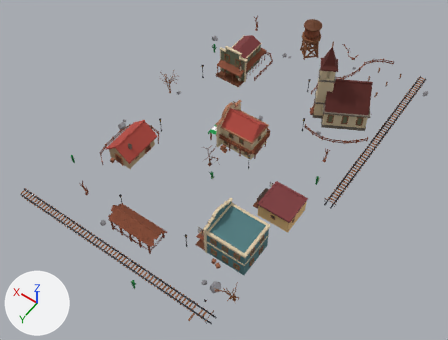
Two versions of the FBX model Gruppe/FBX/Gebäude.fbx, one commit apart.
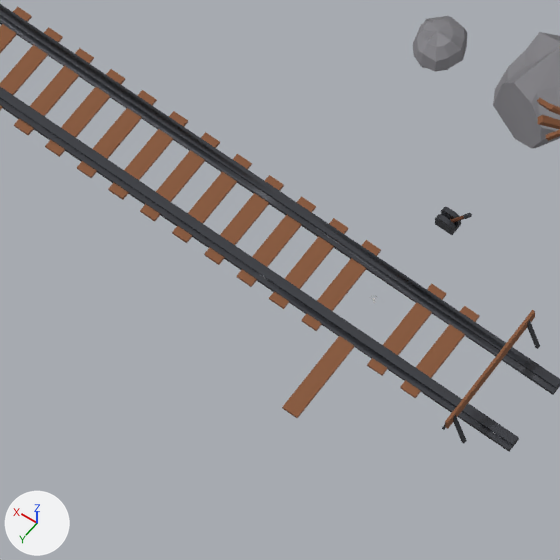
The first picture shows the older version from a 50 mm camera at (-37.5, 56.3, 79.2) aimed at (-2.3, 7.0, 1.7). The close-ups show the older and then the newer version on the part from 35% to 48% of the width and 82% to 99% of the height of that picture. Only the edits that show in the close-ups are written down. Lighting does not change. The marker at lower left points along +X, +Y and +Z. Vertices at exactly the same position are counted once.

The older version as bpy lines, for what is in view:
```python
me_cube_003 = bpy.data.meshes.new('Cube.003')
me_cube_003.from_pydata(...)  # 43592 vertices, 49679 faces; spans x -19.0..24.0, y -32.0..31.0, z -4.5..12.0
me_cube_003.materials.append(mat_material_001)  # picture img_farbpalette_png
me_cube_003.materials.append(mat_material_007)  # picture img_farbpalette_png
me_cube_003.materials.append(mat_shop)
me_cube_003.materials.append(mat_material_011)  # grey #818181
me_cube_003.materials.append(mat_sheriff)
me_cube_003.materials.append(mat_saloon)
me_cube_003.materials.append(mat_post)
me_cube_003.materials.append(mat_key)  # picture img_farbpalette_png_001
me_cube_003.materials.append(mat_key_holders)  # picture img_farbpalette_png_001
me_cube_003.materials.append(mat_wanted_schild)
ob_korpus = bpy.data.objects.new('Korpus', me_cube_003)
ob_korpus.location = (-2.27, -0.32, 4.15)
```
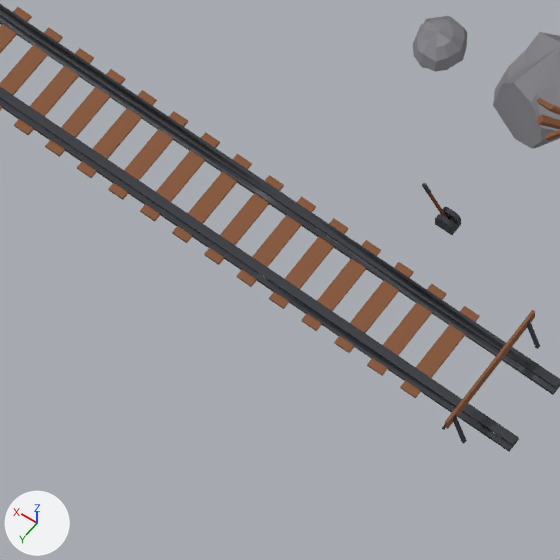
The change, as JSON lines over the scene's bpy script:
```json
{"block": "me_cube_003", "where": "me_cube_003.from_pydata(...)  # 43592 vertices, 49679 faces; spans x -19.0..24.0, y -32.0..31.0, z -4.5..12.0"}
{"block": "me_cube_003", "where": "# used by ob_korpus; location = (-2.27, -0.32, 4.15)"}
{"block": "me_cube_003", "change": "me_cube_003 part 1: the loose piece of 140 vertices spanning x -11.1..-10.6, y 26.7, z -3.8..-3.0 is scaled about its middle by (-0.965, 1, 0.996), then moved by (0.4, 0.0, 0.0)"}
{"block": "me_cube_003", "change": "me_cube_003 part 2: the loose piece of 8 vertices spanning x -10.7..-10.4, y 28.8..30.3, z -3.9..-3.8 is moved by (0.0, -1.2, 0.0)"}
```

Boxes [x1, y1, x2, y2] around the edits, measured in the close-ups (560 x 560 px; the box of a moved part takes in the faces that stretch with it):
```json
{"part": 1, "of": "me_cube_003", "change": "moved or reshaped", "before": [450, 213, 472, 222], "after": [422, 183, 447, 218]}
{"part": 2, "of": "me_cube_003", "change": "moved or reshaped", "before": [282, 336, 354, 418], "after": [334, 262, 414, 353]}
```
